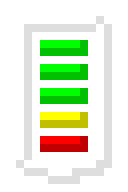
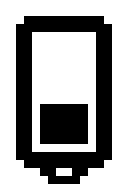
The second 128x192 image is a revision of the first. Changes to its layers:
added layer "5" above "6" over bbox(16, 16, 112, 184)
renamed "Слой" to "13", hid it, painted on it over bbox(16, 16, 112, 184)
